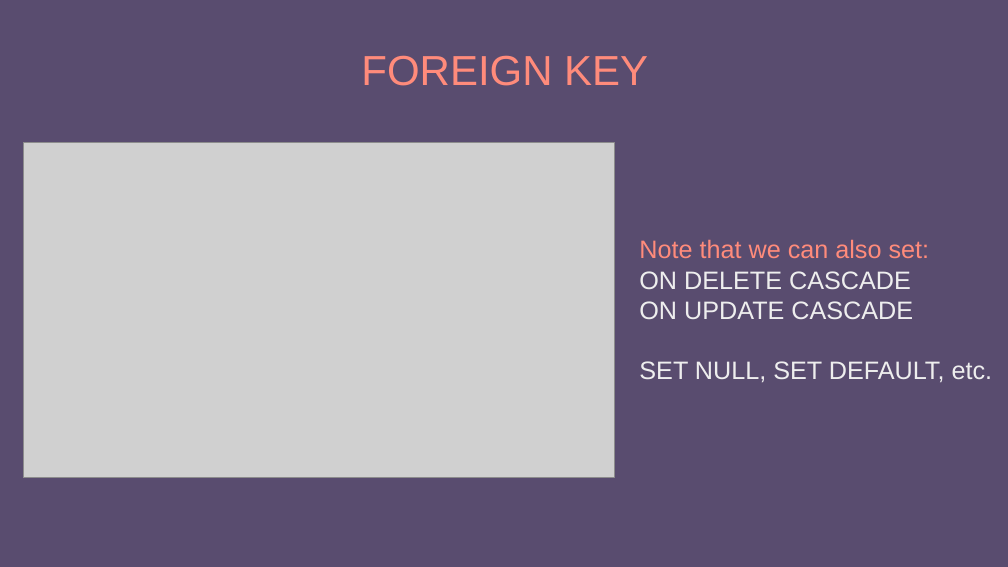
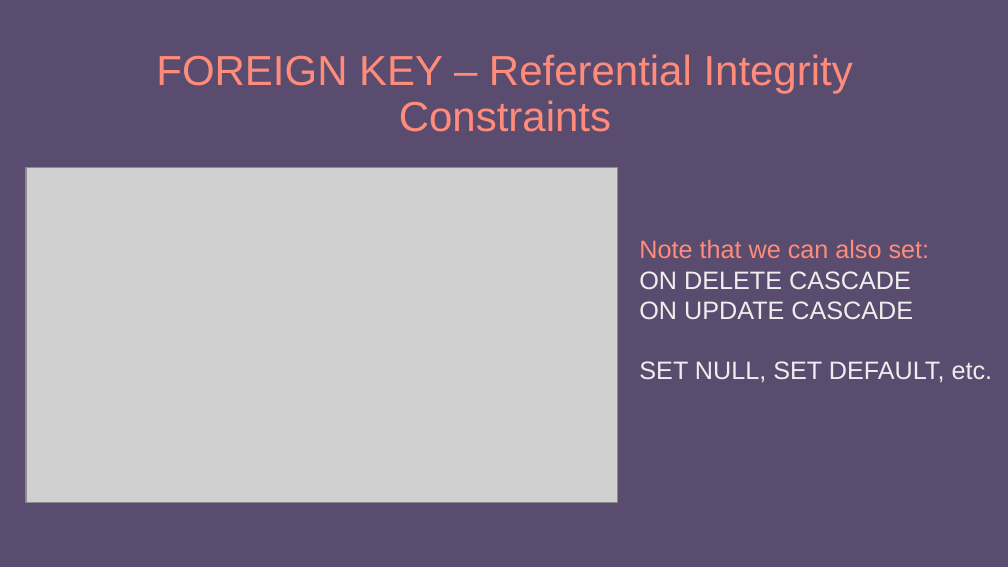
Before and after one commit to e-m-wilson/dotnet, a slide deck: slide 66 of Resources-Notes-Ppts/SQL/SQL_MSSQL.pptx (slide 64 before the commit). Drawn at 1008x567 pixels with LibreOffice and Linux fonts; fonts in the diff are those of the drawing; grey boxes stand for pictures. Boxes give left, top, right and bottom in pixels: in the first picture for what was removed or moved away, otherwise in the second. Text is boxed around its words. In the diff, an @@ line names an element or a change of style, - is before the commit and + after.

```diff
--- a/Resources-Notes-Ppts/SQL/SQL_MSSQL.pptx
+++ b/Resources-Notes-Ppts/SQL/SQL_MSSQL.pptx
@@ title at [156, 54, 853, 132]: text changed @@
-FOREIGN KEY
+FOREIGN KEY – Referential Integrity Constraints
@@ picture: place and size @@
-picture at [23, 142, 615, 478]
+picture at [26, 167, 618, 503]
```
Also in this commit, not shown: 4 other slides changed, 3 slides added.
